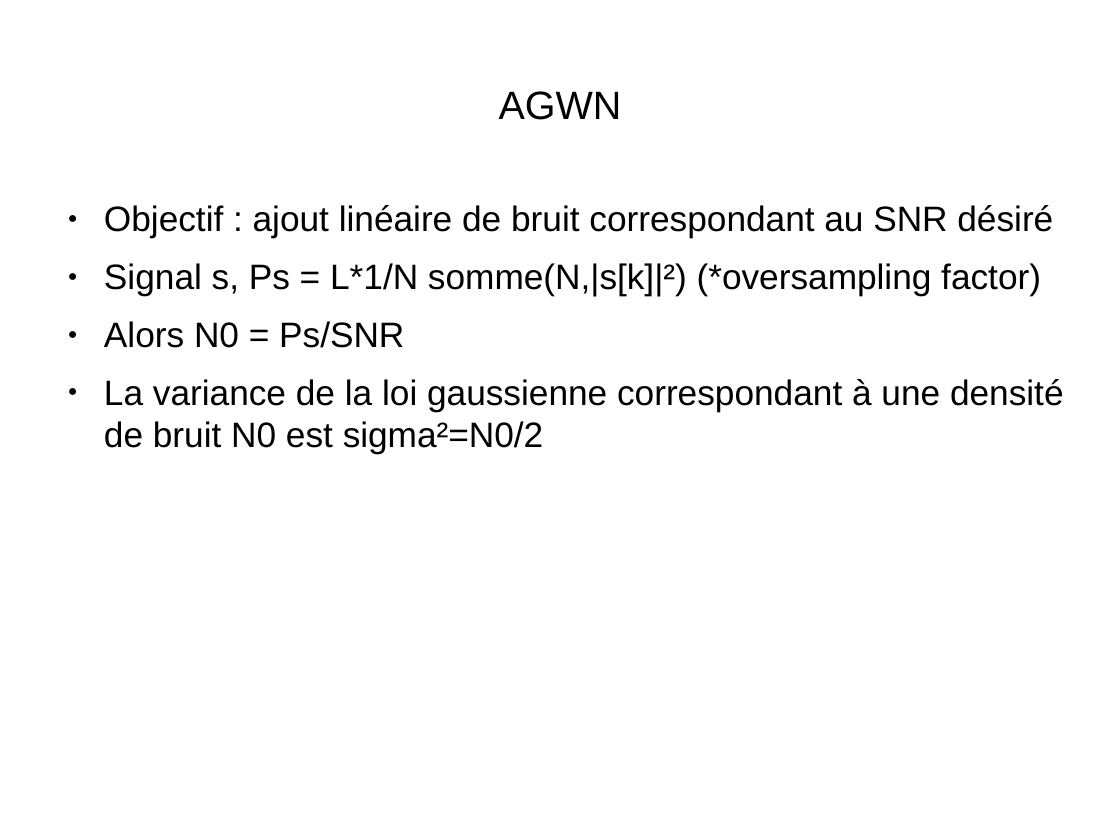
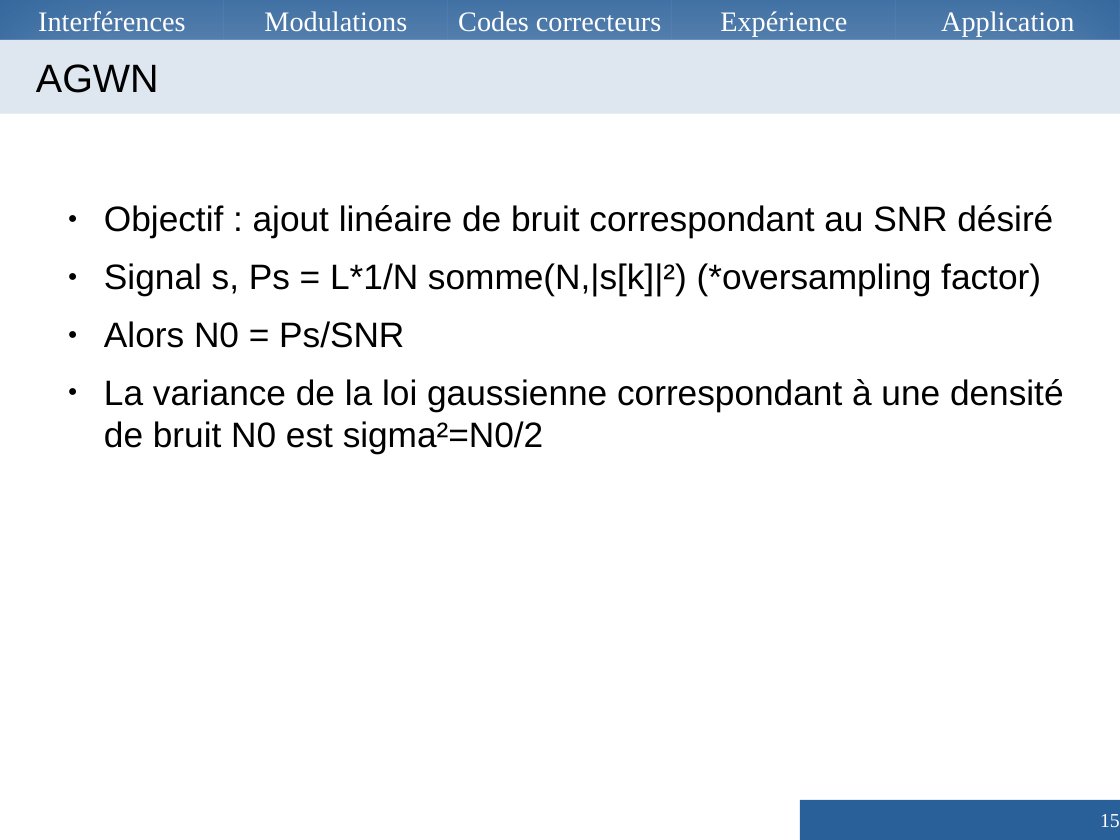
Before and after one commit to Vzrod/tipe, a slide deck: slide 15 of TIPE.odp. Drawn at 1120x840 pixels with LibreOffice and Linux fonts; fonts in the diff are those of the drawing. Boxes give left, top, right and bottom in pixels: in the first picture for what was removed or moved away, otherwise in the second. Text is boxed around its words. In the diff, an @@ line names an element or a change of style, - is before the commit and + after.

```diff
--- a/TIPE.odp
+++ b/TIPE.odp
@@ rectangle added at <box>0,0,224,40</box>, fill #2A6099, outline #3465A4 0 pt, 20 pt, text #FFFFFF @@
+Interférences
@@ rectangle added at <box>224,0,447,40</box>, fill #2A6099, outline #3465A4 0 pt, 20 pt, text #FFFFFF @@
+Modulations
@@ rectangle added at <box>448,0,672,40</box>, fill #2A6099, outline #3465A4 0 pt, 20 pt, text #FFFFFF @@
+Codes correcteurs
@@ rectangle added at <box>672,0,895,40</box>, fill #2A6099, outline #3465A4 0 pt, 20 pt, text #FFFFFF @@
+Expérience
@@ rectangle added at <box>896,0,1120,40</box>, fill #2A6099, outline #3465A4 0 pt, 20 pt, text #FFFFFF @@
+Application
@@ title "AGWN": place and size @@
-title "AGWN" at <box>499,91,622,120</box>
+title "AGWN" at <box>0,40,1120,114</box>
@@ title "AGWN" at <box>0,40,1120,114</box>: alignment centre to left; indent changed; fill none to #DEE6EF; shadow on @@
@@ page number added at <box>800,800,1120,839</box>, fill #2A6099, 14 pt, text #FFFFFF @@
+15
```
Also in this commit, not shown: 21 other slides changed, 2 slides added, 2 slides removed, 7 other files.
